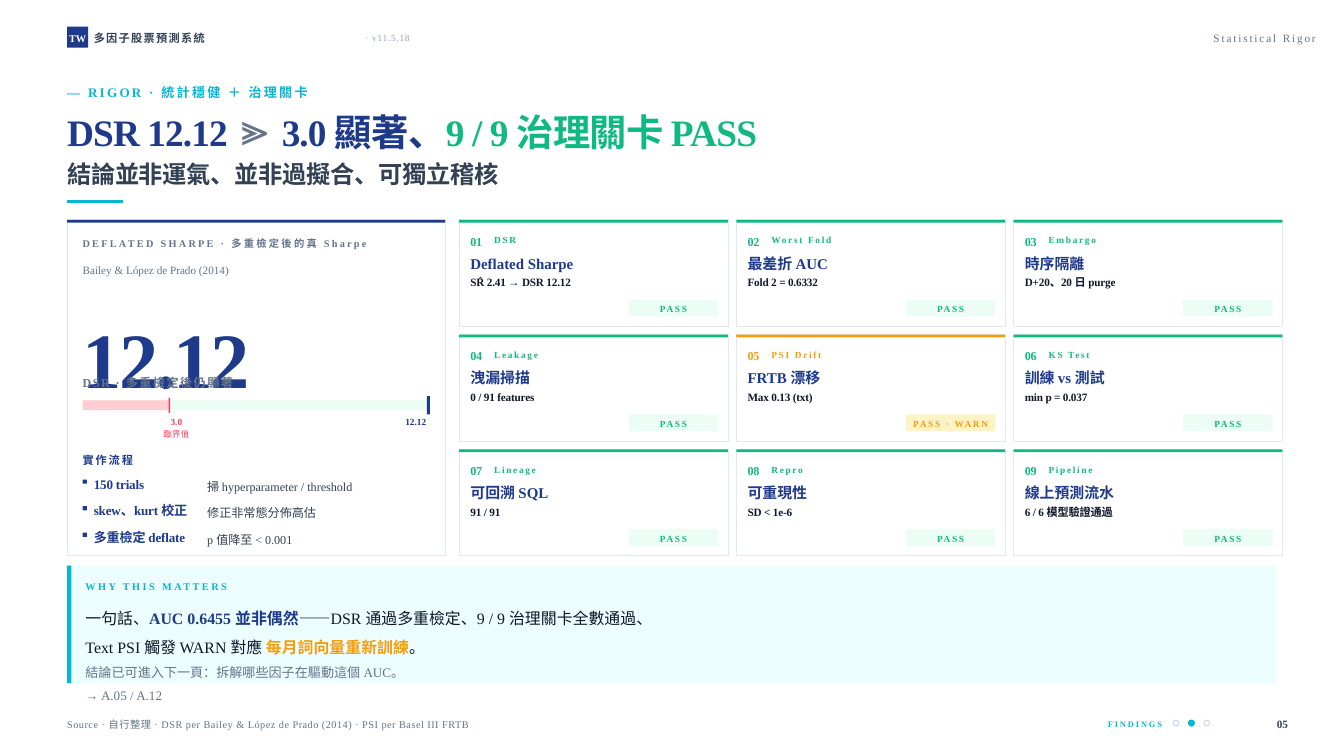
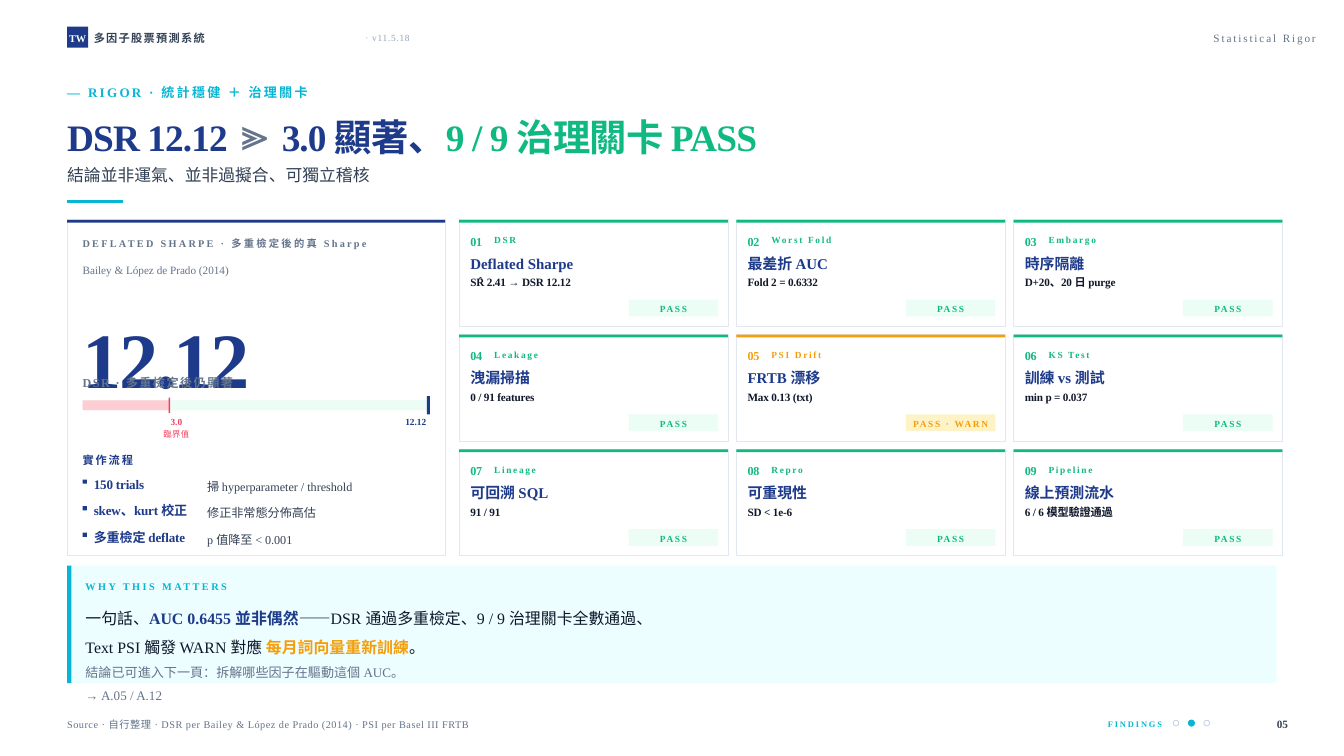
Before and after one commit to andychen050229-cell/taiwan-stock-multifactor, a slide deck: slide 5 of 台股多因子預測系統_v11.5.18_課堂簡報.pptx. Drawn at 1344x756 pixels with LibreOffice and Linux fonts; fonts in the diff are those of the drawing. Boxes give left, top, right and bottom in pixels: in the first picture for what was removed or moved away, otherwise in the second. Text is boxed around its words. In the diff, an @@ line names an element or a change of style, - is before the commit and + after.

```diff
--- a/台股多因子預測系統_v11.5.18_課堂簡報.pptx
+++ b/台股多因子預測系統_v11.5.18_課堂簡報.pptx
@@ text "DSR 12.12 ≫ 3.0 顯著、9 ..." at (67,119,757,183): size 26 to 18 pt, letter spacing -0.4 to 0 pt, bold off in "結論並非運氣、並非過擬合、可獨立稽核"; line spacing 1.18 to 1.3 @@
```
Also in this commit, not shown: 6 other slides changed, 9 other files.
